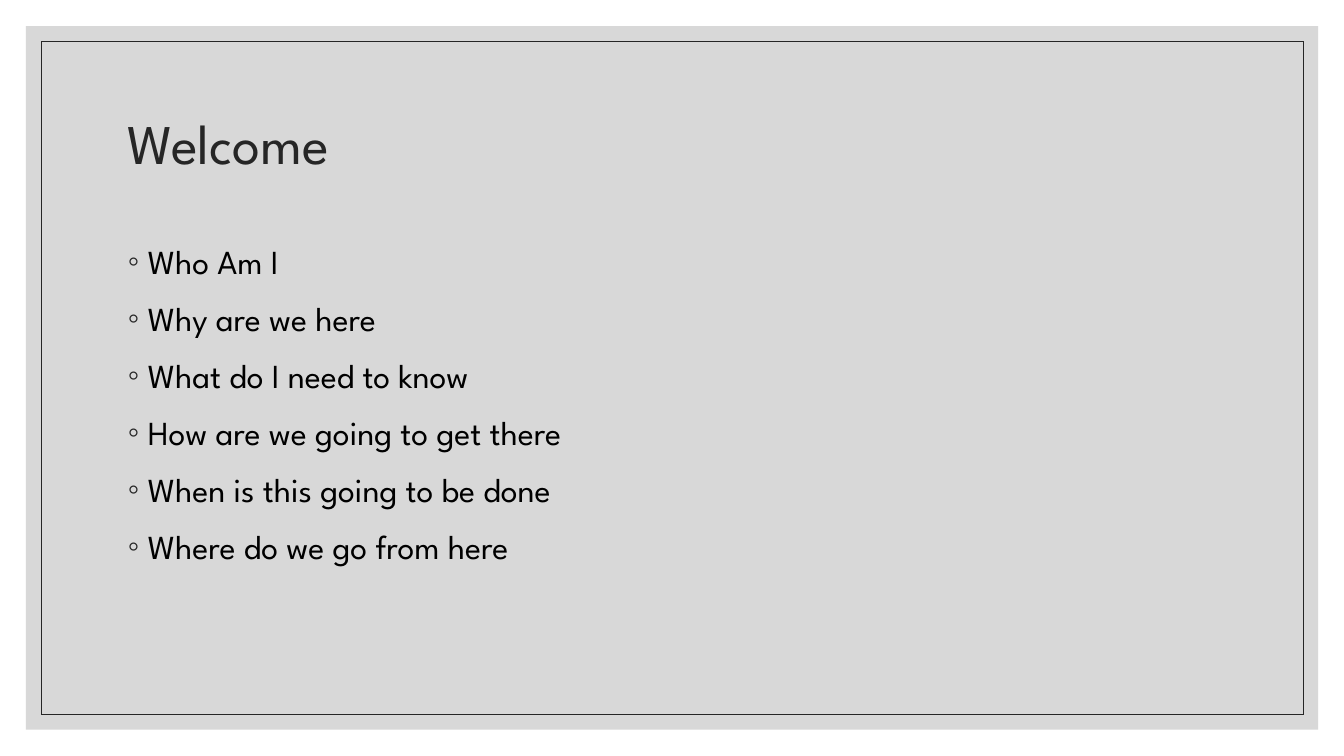
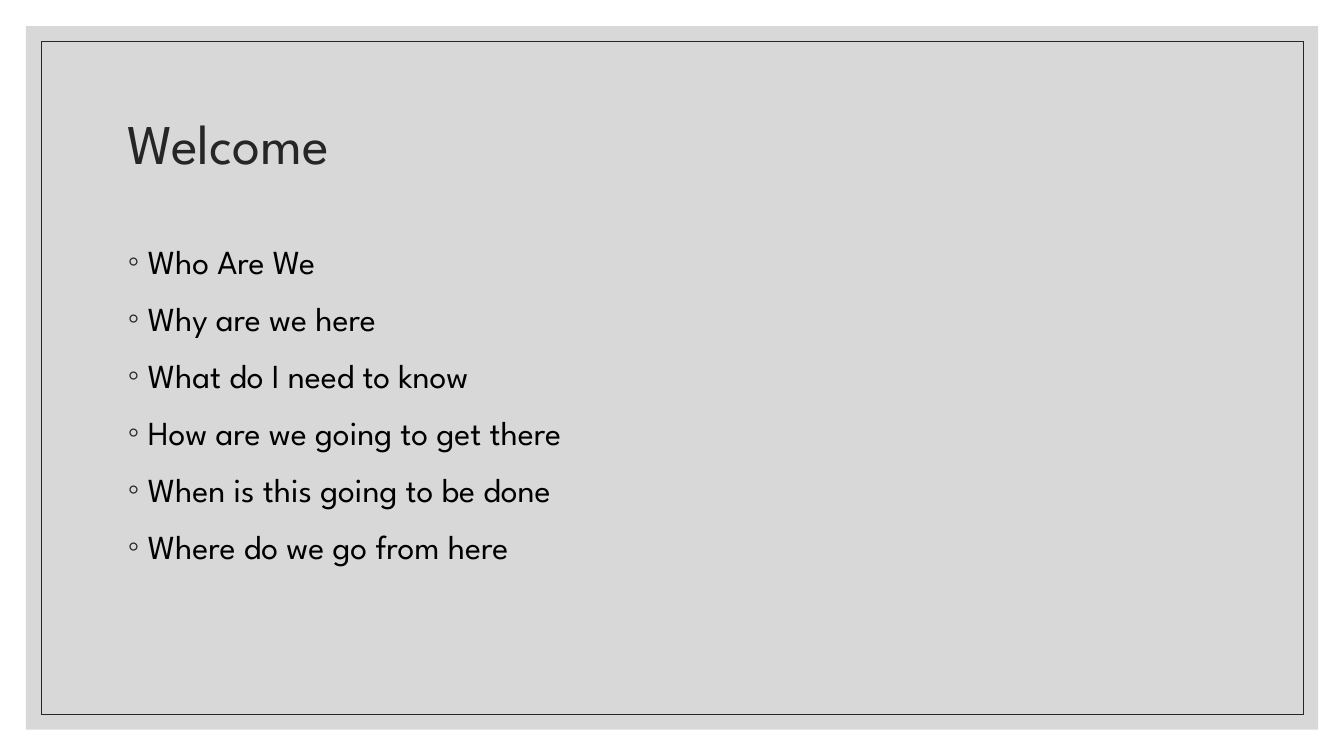
Before and after one commit to FredHutch/R_Package_Validation_Tutorial, a slide deck: slide 2 of Slides/Slides-01-Welcome_and_Orientation/Slides-01-Welcome_and_Orientation.pptx. Drawn at 1344x756 pixels with LibreOffice and Linux fonts; fonts in the diff are those of the drawing. Boxes give left, top, right and bottom in pixels: in the first picture for what was removed or moved away, otherwise in the second. Text is boxed around its words. In the diff, an @@ line names an element or a change of style, - is before the commit and + after.

```diff
--- a/Slides/Slides-01-Welcome_and_Orientation/Slides-01-Welcome_and_Orientation.pptx
+++ b/Slides/Slides-01-Welcome_and_Orientation/Slides-01-Welcome_and_Orientation.pptx
@@ text at (148, 251, 315, 275): text changed @@
-◦ Who Am I
+◦ Who Are We
```
Also in this commit, not shown: 1 other slide changed, 1 slide added, 6 other files.
